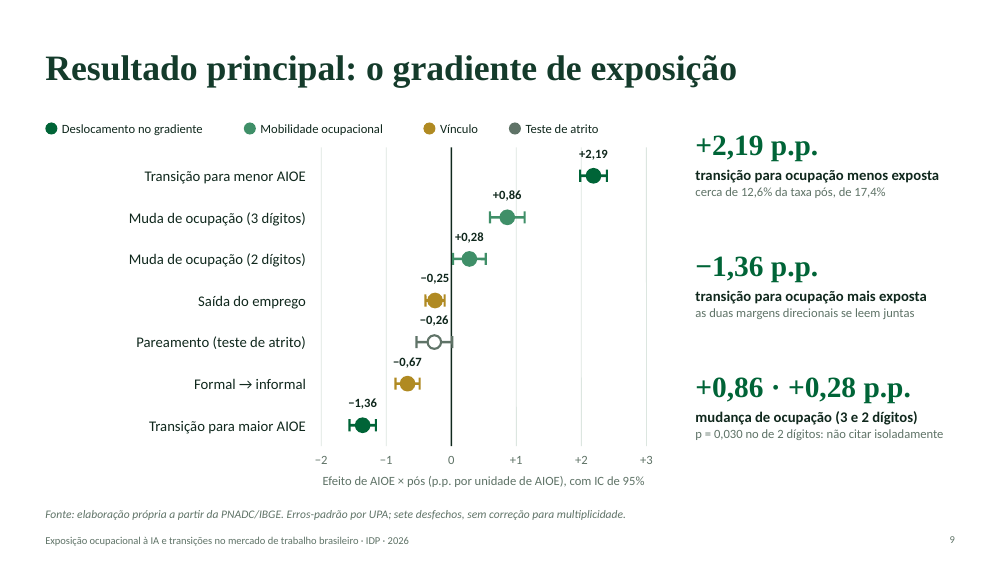
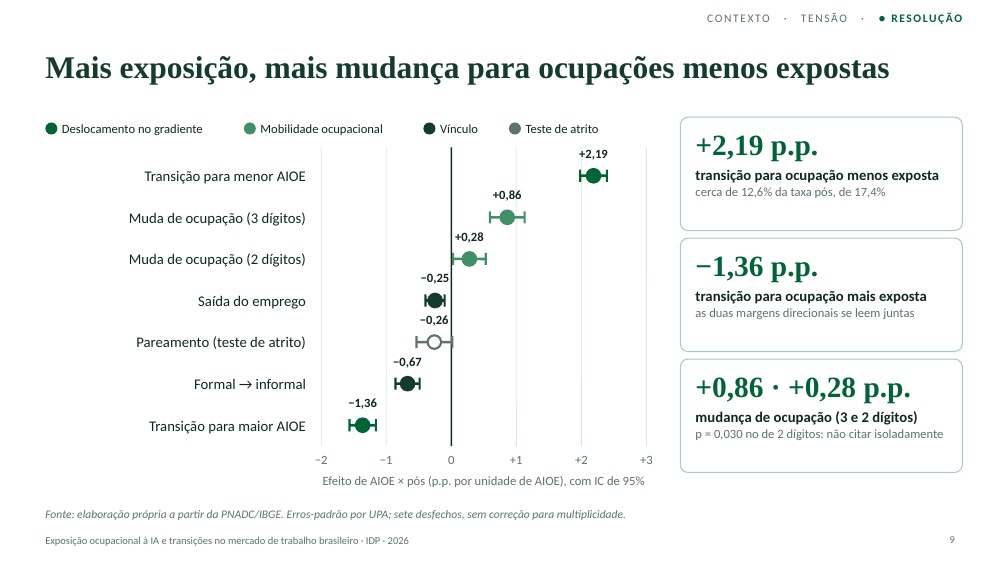
Before and after one commit to rickpalmeiras-design/IDP, a slide deck: slide 9 of apresentacao/apresentacao_07.pptx. Drawn at 1008x567 pixels with LibreOffice and Linux fonts; fonts in the diff are those of the drawing. Boxes give left, top, right and bottom in pixels: in the first picture for what was removed or moved away, otherwise in the second. Text is boxed around its words. In the diff, an @@ line names an element or a change of style, - is before the commit and + after.

```diff
--- a/apresentacao/apresentacao_07.pptx
+++ b/apresentacao/apresentacao_07.pptx
@@ text added at (x1=707, y1=13, x2=962, y2=24), 11 pt, text #5F7367 @@
+CONTEXTO · TENSÃO · ● RESOLUÇÃO
@@ title at (x1=45, y1=56, x2=890, y2=85): text changed; size 34 to 30 pt @@
-Resultado principal: o gradiente de exposição
+Mais exposição, mais mudança para ocupações menos expostas
@@ ellipse at (x1=423, y1=123, x2=436, y2=135): fill #B08A22 to #143B2B @@
@@ line (426, 295) - (426, 306): stroke #B08A22 2 pt to #143B2B 2 pt @@
@@ ellipse at (x1=429, y1=293, x2=442, y2=307): fill #B08A22 to #143B2B; outline #B08A22 2 pt to #143B2B 2 pt @@
@@ line (445, 295) - (445, 306): stroke #B08A22 2 pt to #143B2B 2 pt @@
@@ line (426, 301) - (445, 301): stroke #B08A22 2.5 pt to #143B2B 2.5 pt @@
@@ outline none to #A9CDB8 1 pt in 3 elements at (x1=681, y1=117, x2=963, y2=231), (x1=681, y1=238, x2=963, y2=352), (x1=681, y1=359, x2=963, y2=473) @@
@@ line (395, 384) - (420, 384): stroke #B08A22 2.5 pt to #143B2B 2.5 pt @@
@@ line (395, 378) - (395, 390): stroke #B08A22 2 pt to #143B2B 2 pt @@
@@ ellipse at (x1=401, y1=377, x2=414, y2=391): fill #B08A22 to #143B2B; outline #B08A22 2 pt to #143B2B 2 pt @@
@@ line (420, 378) - (420, 390): stroke #B08A22 2 pt to #143B2B 2 pt @@
```
Also in this commit, not shown: 10 other slides changed, 1 slide added, 1 slide removed, 17 other files.
